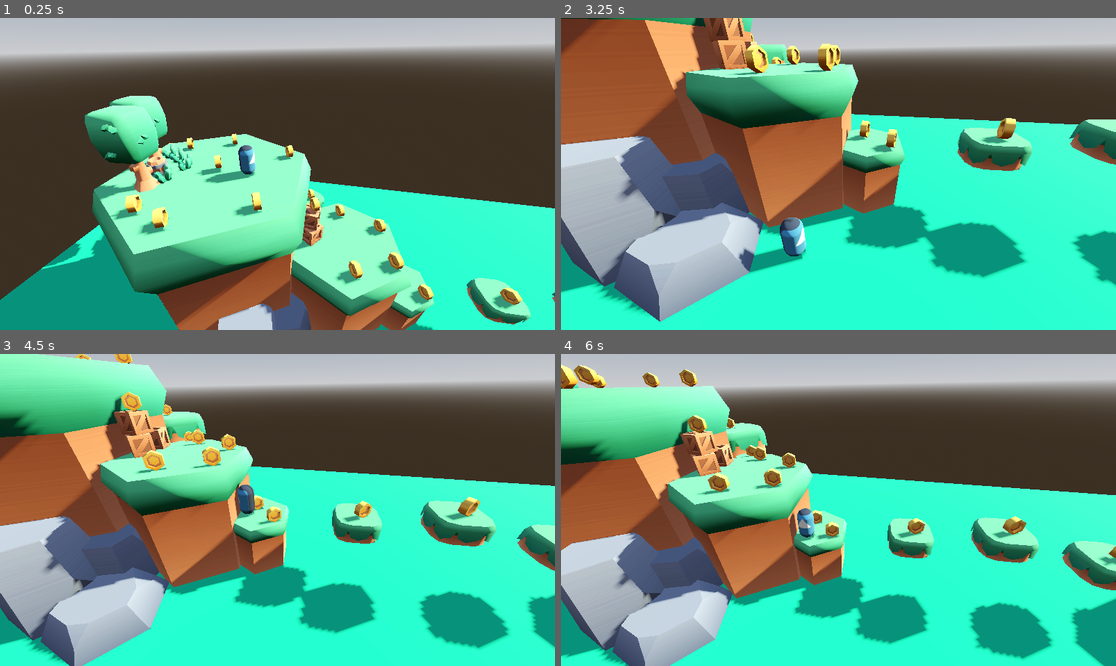
Above: before the commit, frames 1-4 (two rows, left to right).
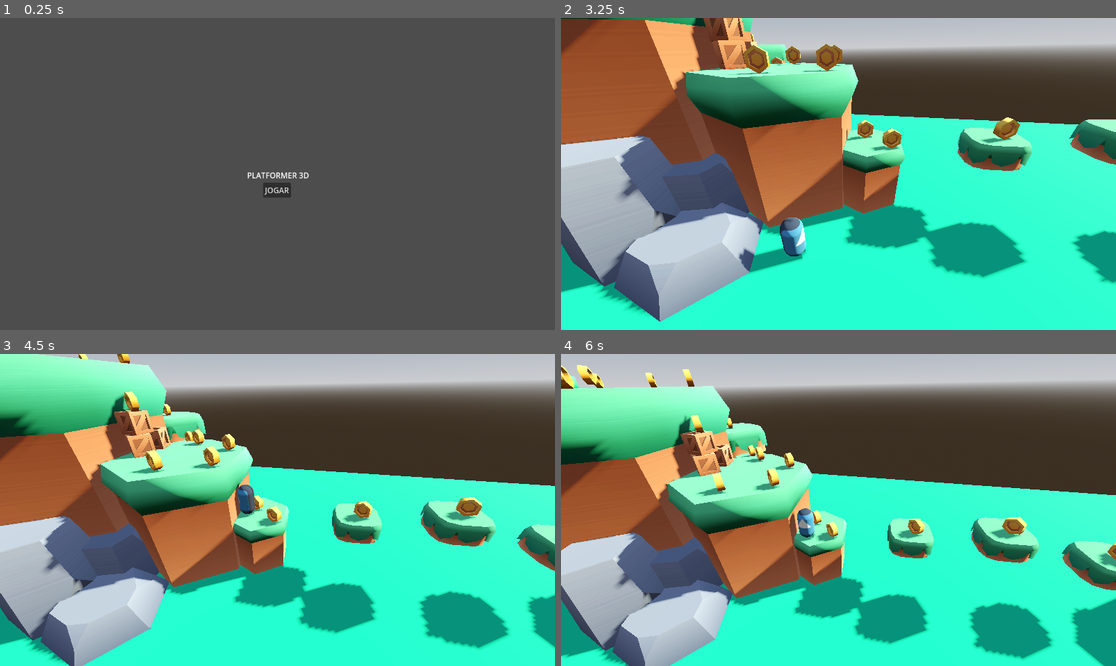
Above: after the commit, the same moments.

Repository: alocinny/3d-game-platformer
Game: Godot game, scene res://scenes/menu_principal.tscn
Two runs of this game, one before a commit and one after it. Both use one fixed random seed, a clock stepped at 60 frames per second and the inputs below. Before the commit the project starts from res://scenes/main.tscn. The engine's default icon, where the game draws it, is replaced by a stand-in: a white triangle on a blue panel in a dark square. Sound files missing from this copy of the repository are replaced by a short silence.
Inputs (mouse positions are in pixels of both pictures, inside the frame that each line leads up to):
- Up to frame 1 (0.25 s): no input
- Up to frame 2 (3.25 s): click (838, 189) at 0.5 s, where only the run after the commit has a clickable "JOGAR"; hold D (right) 1.28-2.03 s; tap Space (jump) at 1.52, 2.27 s; hold S (backwards) 2.03-2.78 s; hold D (right) from 2.78 s (still down)
- Up to frame 3 (4.5 s): release D (right) at 3.53 s; hold W (forward) 3.53-4.28 s; tap Space (jump) at 3.77 s; hold A (left) from 4.28 s (still down)
- Up to frame 4 (6 s): tap Space (jump) at 4.52, 5.27 s; release A (left) at 5.78 s; hold S (backwards) from 5.78 s (still down)

The runs differ from the first frame. In frame 1, 97% of the frame differs, in the area x 0-100%, y 0-100%; in frame 2, 1.4%; in frame 3, 1.7%; in frame 4, 2.0%.

Commit message:
adicionando um menu inicial simples

Diff:
--- /dev/null
+++ b/button.gd
@@ -0,0 +1,5 @@
+extends Button
+
+
+func _on_pressed() -> void:
+	get_tree().change_scene_to_file("res://scenes/main.tscn")
--- a/project.godot
+++ b/project.godot
@@ -11,7 +11,7 @@
 [application]
 
 config/name="3d-jogo-platformer"
-run/main_scene="uid://b4kg0sxt3y7xk"
+run/main_scene="uid://dmpp6r7bpiwit"
 config/features=PackedStringArray("4.4", "Forward Plus")
 config/icon="res://icon.svg"
 
--- /dev/null
+++ b/scenes/menu_principal.tscn
@@ -0,0 +1,37 @@
+[gd_scene load_steps=2 format=3 uid="uid://dmpp6r7bpiwit"]
+
+[ext_resource type="Script" uid="uid://drsibld3f3s84" path="res://button.gd" id="1_i85hu"]
+
+[node name="MenuPrincipal" type="Control"]
+layout_mode = 3
+anchors_preset = 15
+anchor_right = 1.0
+anchor_bottom = 1.0
+grow_horizontal = 2
+grow_vertical = 2
+
+[node name="CenterContainer" type="CenterContainer" parent="."]
+layout_mode = 1
+anchors_preset = -1
+offset_top = 2.0
+offset_right = 1155.0
+offset_bottom = 651.0
+
+[node name="VBoxContainer" type="VBoxContainer" parent="CenterContainer"]
+layout_mode = 2
+
+[node name="Label" type="Label" parent="CenterContainer/VBoxContainer"]
+layout_mode = 2
+text = "PLATFORMER 3D"
+vertical_alignment = 1
+
+[node name="Button" type="Button" parent="CenterContainer/VBoxContainer/Label"]
+layout_mode = 0
+offset_left = 33.0
+offset_top = 27.0
+offset_right = 91.0
+offset_bottom = 58.0
+text = "JOGAR"
+script = ExtResource("1_i85hu")
+
+[connection signal="pressed" from="CenterContainer/VBoxContainer/Label/Button" to="CenterContainer/VBoxContainer/Label/Button" method="_on_pressed"]
Not shown, added: button.gd.uid
